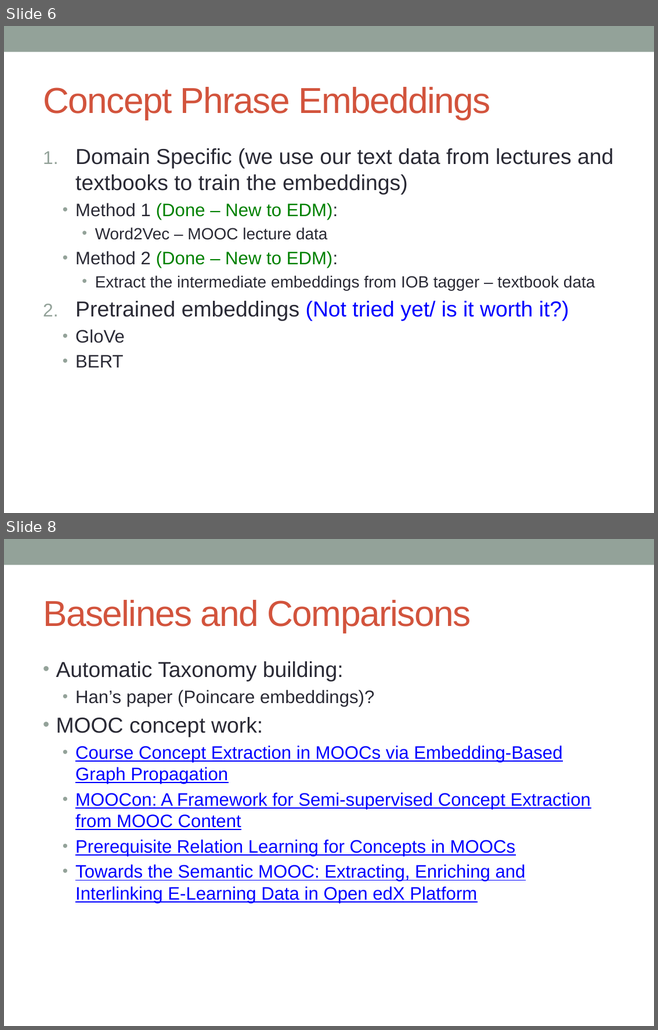
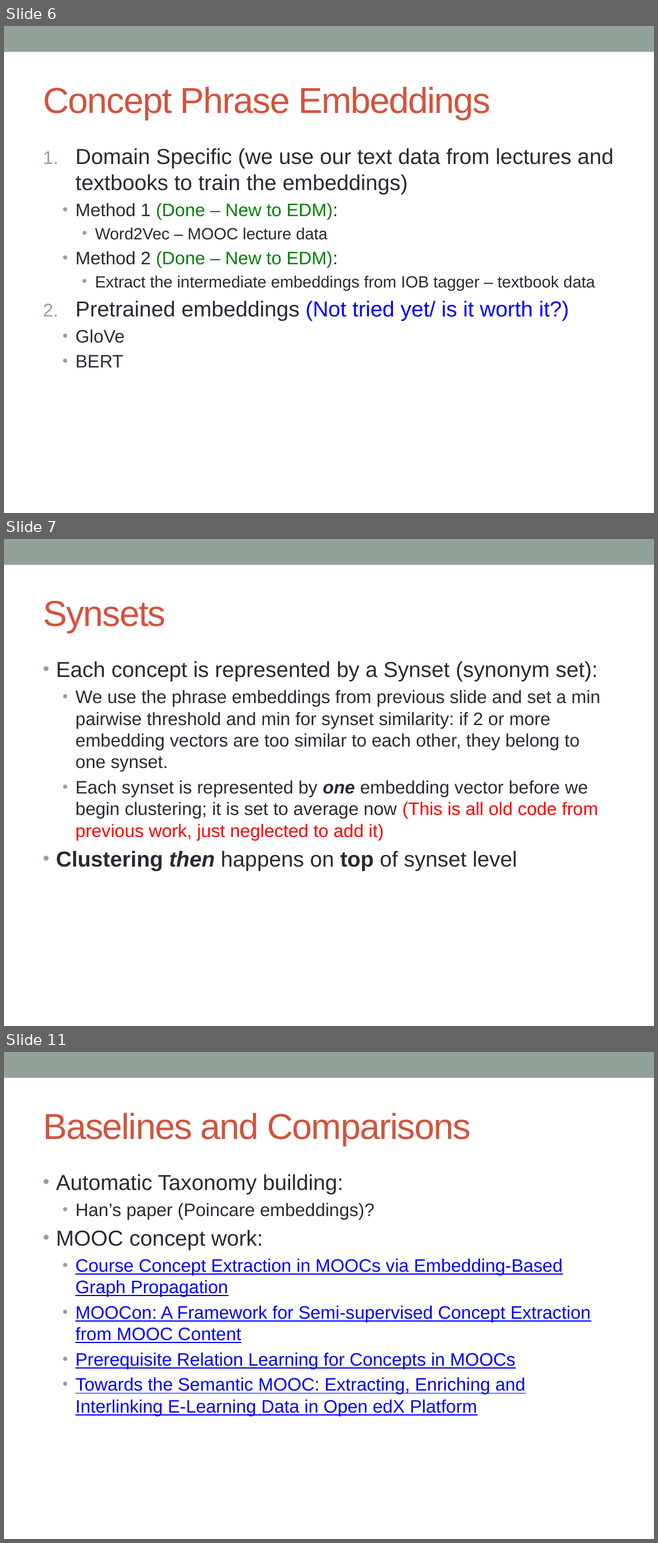
Before and after one commit to assmaboughoula/concept-detection-hierarchy-edu, a slide deck: edm_presentation.pptx. Shown one above the other, each under a label of ours: slides 6 and 8 before the commit, slides 6, 7 and 11 after it; the slides between them are not shown. The pictures are 658x1030 and 658x1543 pixels, drawn with LibreOffice and Linux fonts; fonts in the diff are those of the drawing. Boxes give left, top, right and bottom in pixels: in the first picture for what was removed or moved away, otherwise in the second. Text is boxed around its words. In the diff, an @@ line names an element or a change of style, - is before the commit and + after.

```diff
--- a/edm_presentation.pptx
+++ b/edm_presentation.pptx
@@ slide 7 added at bbox=[4, 539, 654, 1026], background #FFFFFF; not listed: 1 template element that a slide beside it also shows @@
@@ title added at bbox=[43, 600, 166, 633], 40 pt, text #D2533C @@
+Synsets
@@ text added at bbox=[56, 661, 600, 871], 20 pt, text #292934 @@
+• Each concept is represented by a Synset (synonym set):
+  • We use the phrase embeddings from previous slide and set a min pairwise threshold and min for synset similarity: if 2 or more embedding vectors are too similar to each other, they belong to one synset.
+  • Each synset is represented by one embedding vector before we begin clustering; it is set to average now (This is all old code from previous work, just neglected to add it)
+• Clustering then happens on top of synset level
@@ what was slide 8 is now slide 11 @@
```
Also in this commit, not shown: 2 slides changed, 2 other slides added, 2 other files.
